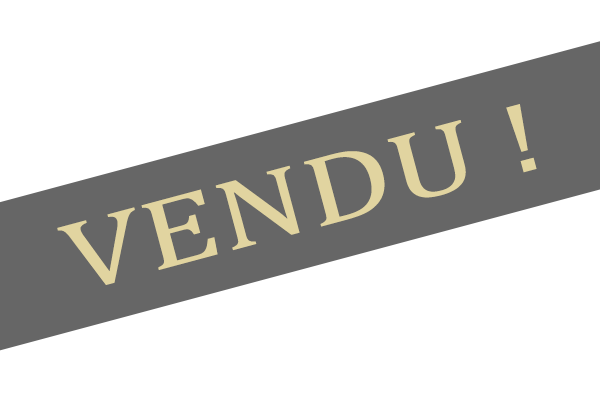
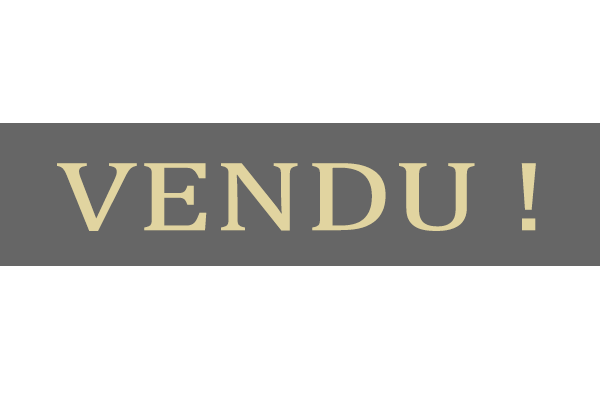
Revision of a layered 600x400 image; what changed, layer by layer:
painted on "VENDU !" over bbox(57, 104, 537, 285)
painted on "Rectangle 1" over bbox(0, 41, 600, 351)
